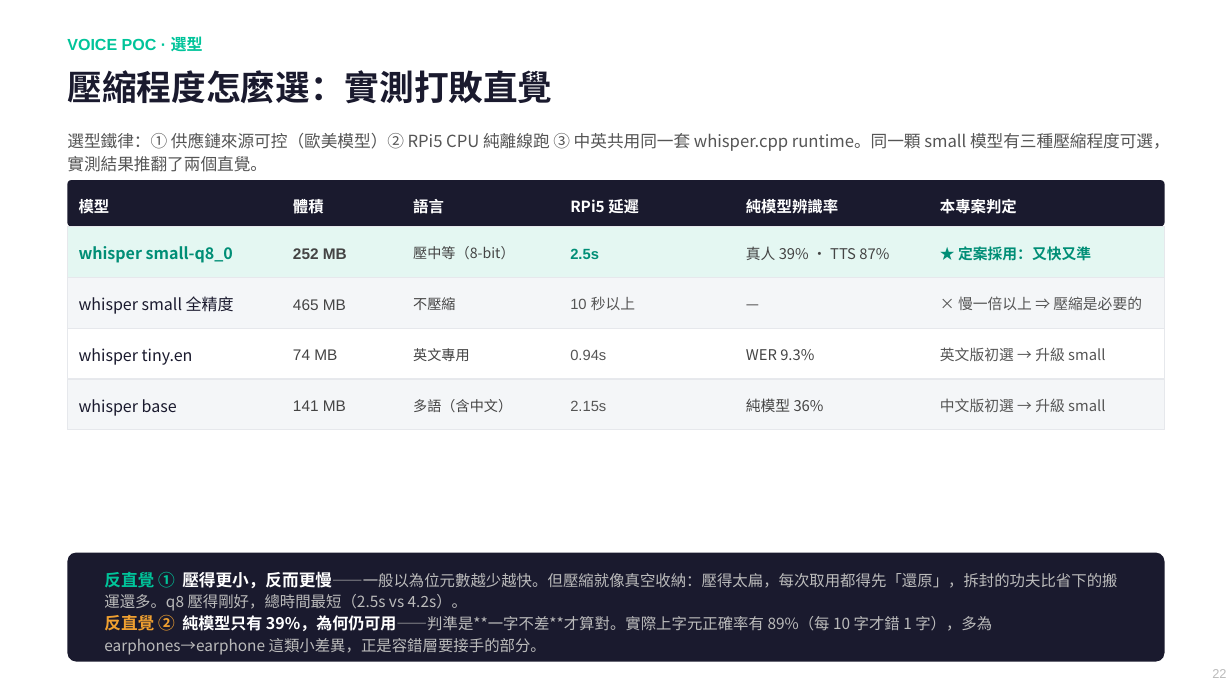
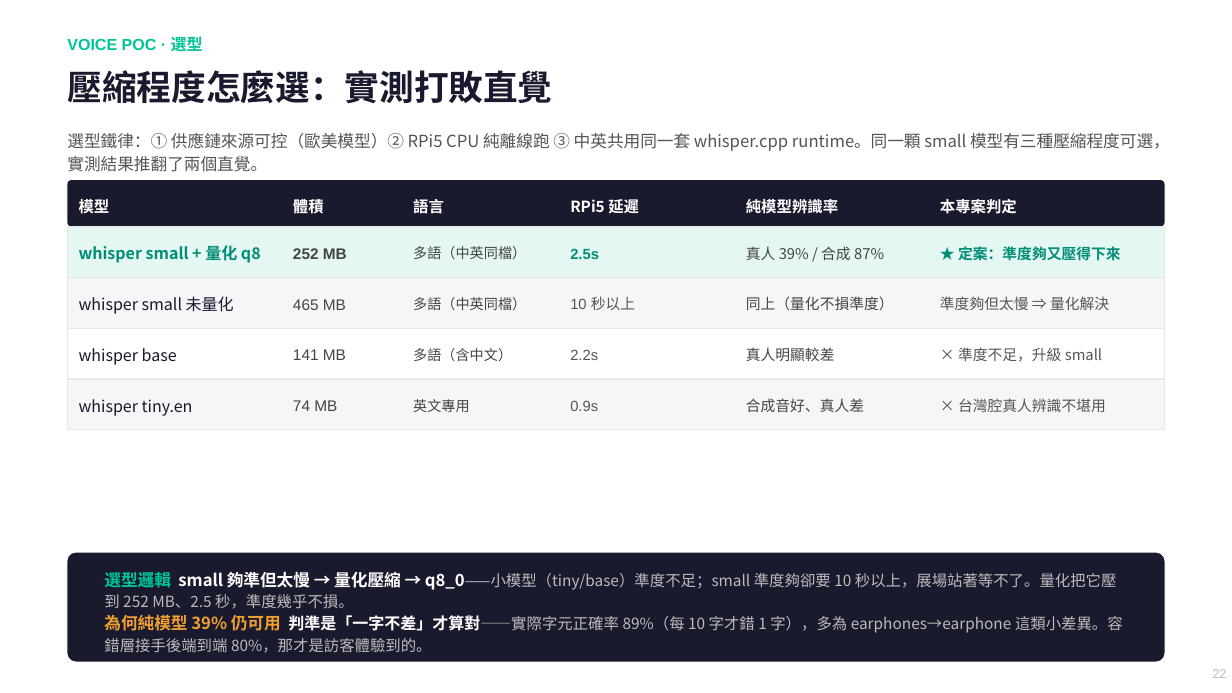
Before and after one commit to chunyen627-afk/warehouse-v2-agent, a slide deck: slide 22 of 倉管Agent_專案簡報.pptx. Drawn at 1232x693 pixels with LibreOffice and Linux fonts; fonts in the diff are those of the drawing. Boxes give left, top, right and bottom in pixels: in the first picture for what was removed or moved away, otherwise in the second. Text is boxed around its words. In the diff, an @@ line names an element or a change of style, - is before the commit and + after.

```diff
--- a/倉管Agent_專案簡報.pptx
+++ b/倉管Agent_專案簡報.pptx
@@ text at box(79, 245, 261, 263): text changed @@
-whisper small-q8_0
+whisper small + 量化 q8
@@ text at box(413, 246, 526, 259): text changed @@
-壓中等（8-bit）
+多語（中英同檔）
@@ text at box(746, 246, 884, 260): text changed @@
-真人 39% · TTS 87%
+真人 39% / 合成 87%
@@ text at box(958, 246, 1121, 261): text changed @@
-★ 定案採用：又快又準
+★ 定案：準度夠又壓得下來
@@ text at box(79, 296, 234, 314): text changed @@
-whisper small 全精度
+whisper small 未量化
@@ text at box(413, 297, 526, 310): text changed @@
-不壓縮
+多語（中英同檔）
@@ text at box(746, 296, 894, 311): text changed @@
-—
+同上（量化不損準度）
@@ text at box(940, 296, 1109, 310): text changed @@
-× 慢一倍以上 ⇒ 壓縮是必要的
+準度夠但太慢 ⇒ 量化解決
@@ text at box(79, 348, 177, 365): text changed @@
-whisper tiny.en
+whisper base
@@ text at box(293, 349, 346, 360): text changed @@
-74 MB
+141 MB
@@ text "多語（含中文）": place and size @@
-text "多語（含中文）" at box(413, 399, 512, 412)
+text "多語（含中文）" at box(413, 348, 512, 361)
@@ text at box(570, 349, 598, 360): text changed @@
-0.94s
+2.2s
@@ text at box(746, 347, 835, 361): text changed @@
-WER 9.3%
+真人明顯較差
@@ text at box(958, 347, 1102, 362): text changed @@
-英文版初選 → 升級 small
+× 準度不足，升級 small
@@ text "英文專用": place and size @@
-text "英文專用" at box(413, 348, 470, 361)
+text "英文專用" at box(413, 399, 470, 412)
@@ text at box(79, 399, 193, 416): text changed @@
-whisper base
+whisper tiny.en
@@ text at box(293, 400, 337, 411): text changed @@
-141 MB
+74 MB
@@ text at box(570, 400, 598, 411): text changed @@
-2.15s
+0.9s
@@ text at box(746, 398, 864, 412): text changed @@
-純模型 36%
+合成音好、真人差
@@ text at box(958, 398, 1106, 412): text changed @@
-中文版初選 → 升級 small
+× 台灣腔真人辨識不堪用
@@ text at box(104, 572, 1117, 609): text changed @@
-反直覺 ① 壓得更小，反而更慢——一般以為位元數越少越快。但壓縮就像真空收納：壓得太扁，每次取用都得先「還原」，拆封的功夫比省下的搬運還多。q8 壓得剛好，總時間最短（2.5s vs 4.2s）。
+選型邏輯 small 夠準但太慢 → 量化壓縮 → q8_0——小模型（tiny/base）準度不足；small 準度夠卻要 10 秒以上，展場站著等不了。量化把它壓到 252 MB、2.5 秒，準度幾乎不損。
@@ text at box(104, 615, 1123, 653): text changed @@
-反直覺 ② 純模型只有 39%，為何仍可用——判準是**一字不差**才算對。實際上字元正確率有 89%（每 10 字才錯 1 字），多為 earphones→earphone 這類小差異，正是容錯層要接手的部分。
+為何純模型 39% 仍可用 判準是「一字不差」才算對——實際字元正確率 89%（每 10 字才錯 1 字），多為 earphones→earphone 這類小差異。容錯層接手後端到端 80%，那才是訪客體驗到的。
```
Also in this commit, not shown: 2 other files.
